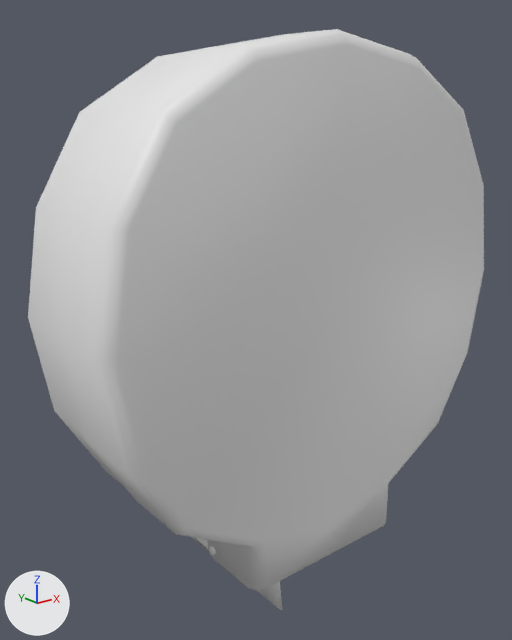
A saved change to the FBX model Assets/Asset Afta/3D/Enviroment/Sekolah/ExportPropsFBX/TempatTissue.fbx.
Both versions are drawn from a 50 mm camera at (-0.317, -0.366, 0.165) aimed at (-0.012, 0.015, 0.013). Arrows for +X, +Y and +Z are at lower left; the lights stay in place. The picture after the commit comes second.

Objects in the first picture: 'TempatTissue'.
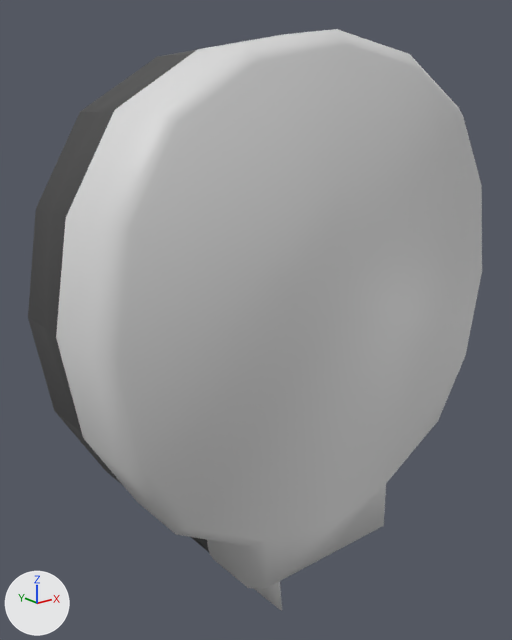
What differs and where, as boxes (x1, y1, x2, y2) in the pictures (512 x 640 px):
'TempatTissue', reshaped: before (28, 29, 484, 611); after (28, 29, 482, 611)
part 1 of me_plane_023, deleted: before (209, 545, 216, 555)
part 2 of me_plane_023, cut back: before (36, 29, 484, 590); after (94, 29, 462, 589)
part 3 of me_plane_023, recoloured: (28, 29, 482, 592) in both

The edits, one by one:
Picture 'colorPallet.png' (img_colorpallet_png) is new.
Material 'ColorPallet' (mat_colorpallet) is new.
Its texture is img_colorpallet_png (with its transparency).
me_plane_023 is used by ob_tempattissue; location (0.0, 0.0, 0.0).
me_plane_023 had 275 vertices, 280 faces and spanned x -0.168..0.168, y -0.054..0.054, z -0.204..0.204.
me_plane_023 now has 191 vertices, 196 faces and spans x -0.168..0.168, y -0.054..0.054, z -0.204..0.204.
me_plane_023 part 1: the loose piece of 46 vertices spanning x -0.069..-0.067, y -0.009..-0.002, z -0.148..-0.14 is deleted.
Part 2, on me_plane_023:
38 vertices are removed from x -0.165..0.165, y -0.052..0.052, z -0.152..0.201.
76 faces are deleted.
40 new faces join them.
me_plane_023 part 3: 156 faces spanning x -0.168..0.168, y -0.054..0.054, z -0.204..0.204 switch from no material to mat_colorpallet (picture img_colorpallet_png).
